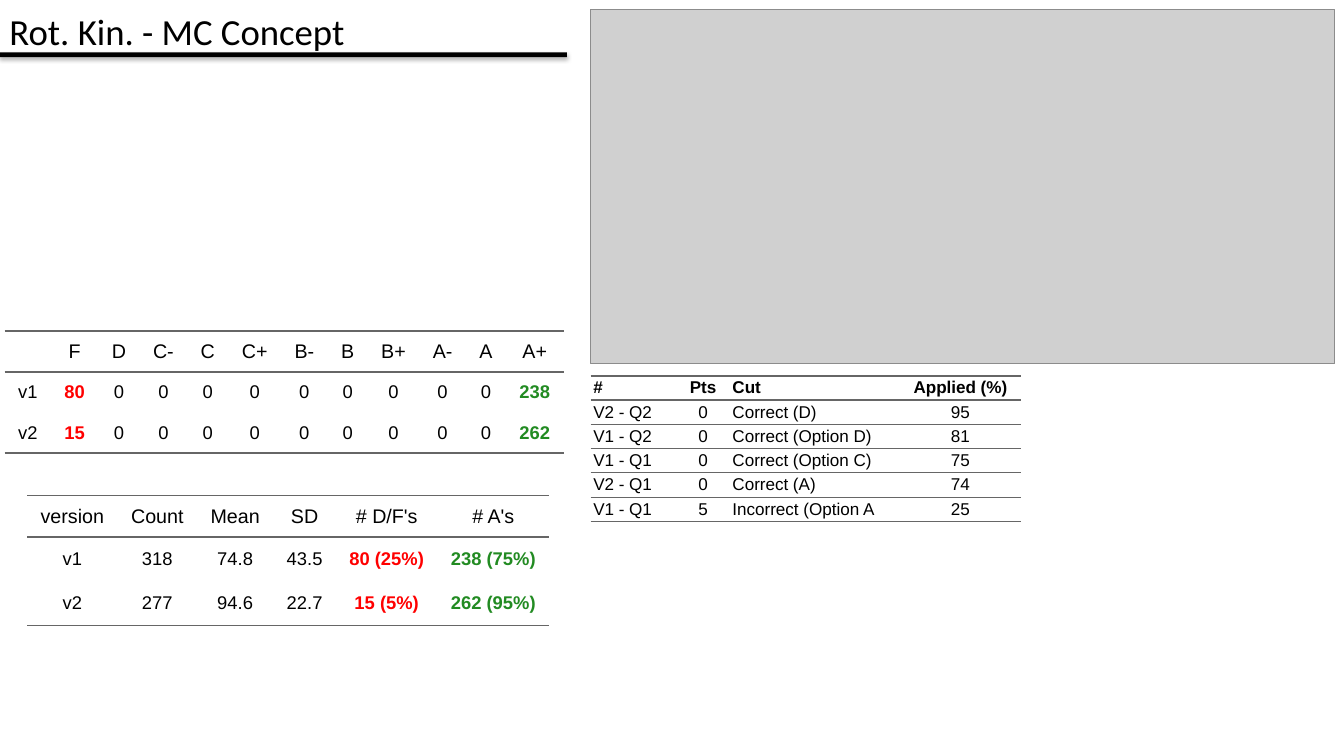
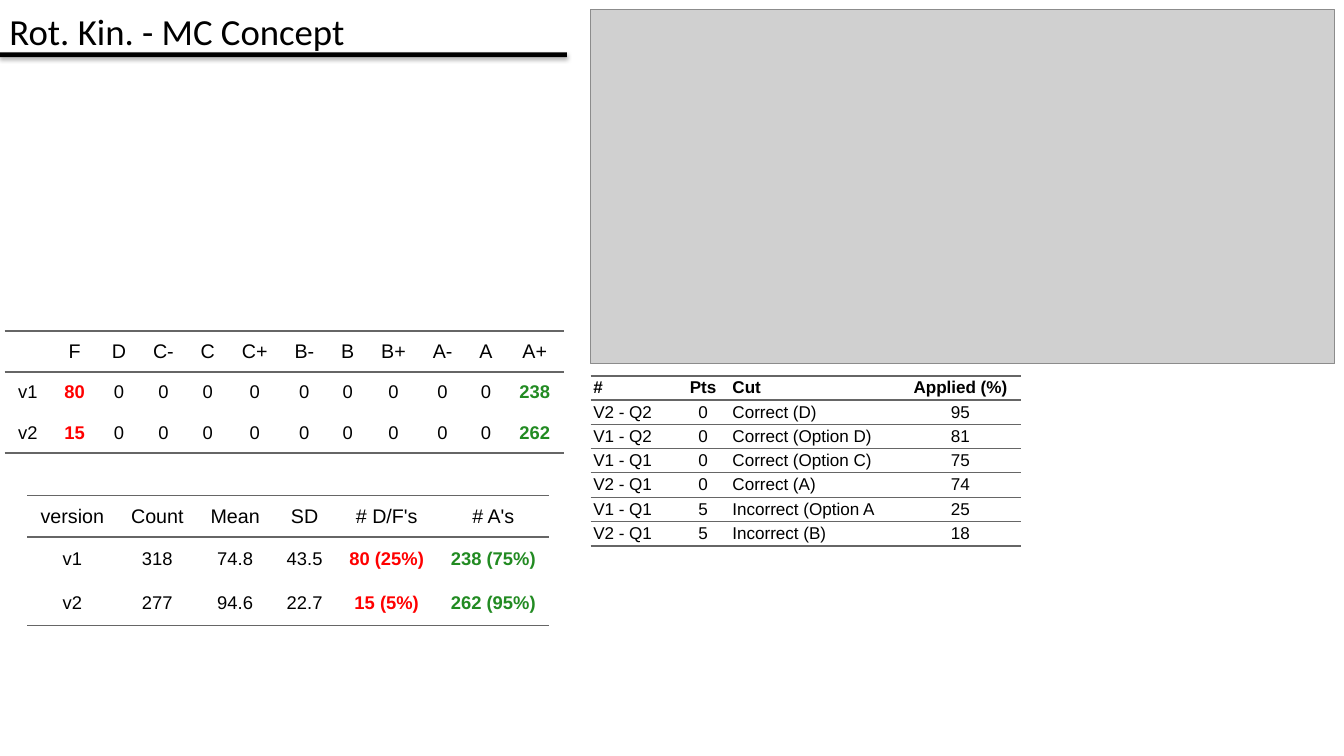
Before and after one commit to kfilip10/grade-analysis-tool-win, a slide deck: slide 8 of shiny/test.pptx (slide 2 before the commit). Drawn at 1344x756 pixels with LibreOffice and Linux fonts; fonts in the diff are those of the drawing; grey boxes stand for pictures. Boxes give left, top, right and bottom in pixels: in the first picture for what was removed or moved away, otherwise in the second. Text is boxed around its words. In the diff, an @@ line names an element or a change of style, - is before the commit and + after.

```diff
--- a/shiny/test.pptx
+++ b/shiny/test.pptx
@@ table at [591,376,1022,660] @@
+row 7: V2 - Q1 | 5 | Incorrect (B) | 18
```
Also in this commit, not shown: 10 other slides changed, 6 slides added, 40 other files.
